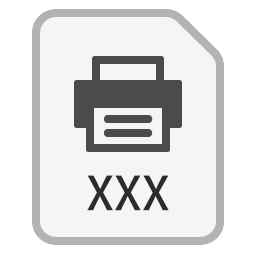
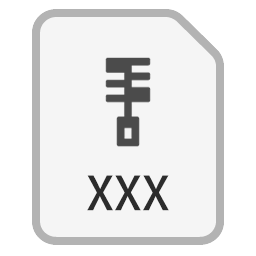
Layer changes from the first 256 x 256 image to the second:
added layer "Archive" in group "Default" over [105, 57, 151, 147]
hid "Print" over [74, 56, 182, 152]